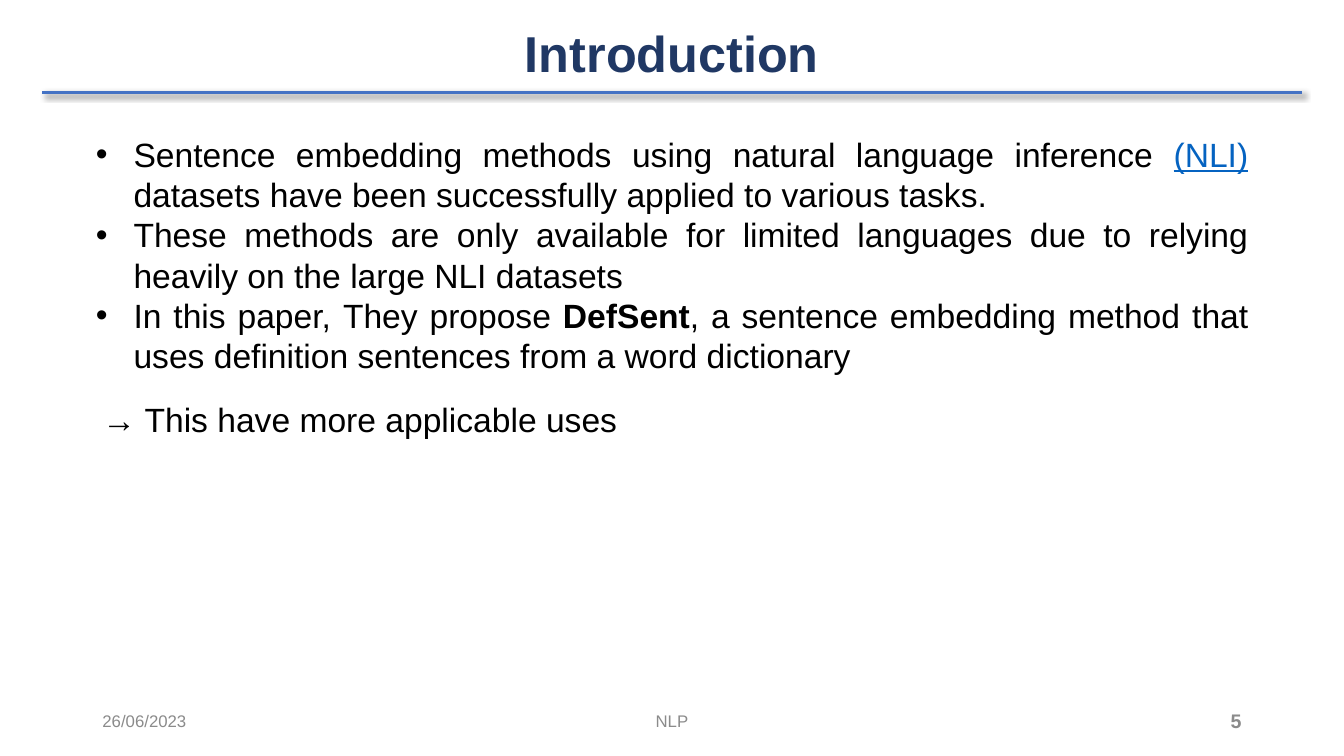
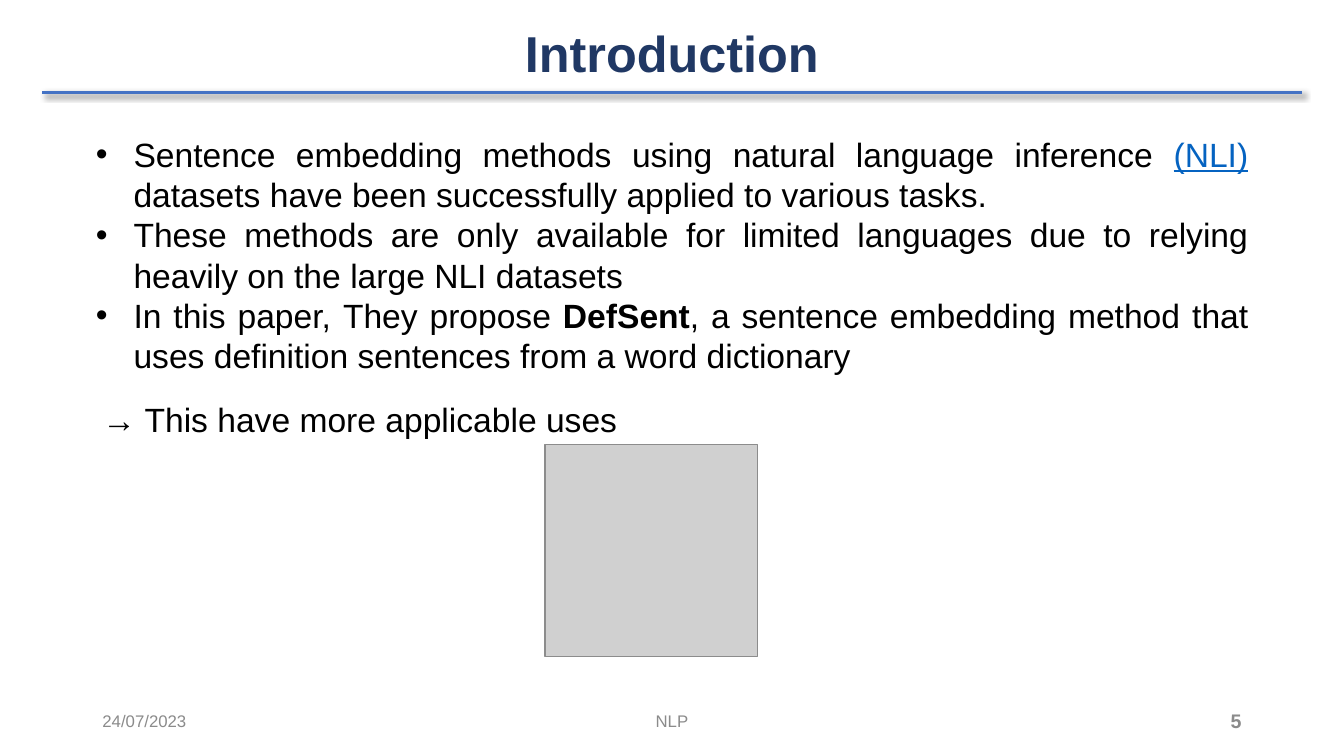
Before and after one commit to 4ursmile/DefSent-NLP, a slide deck: slide 5 of NLP-DEFSENT.pptx. Drawn at 1344x756 pixels with LibreOffice and Linux fonts; fonts in the diff are those of the drawing; grey boxes stand for pictures; background and template pictures are left out. Boxes give left, top, right and bottom in pixels: in the first picture for what was removed or moved away, otherwise in the second. Text is boxed around its words. In the diff, an @@ line names an element or a change of style, - is before the commit and + after.

```diff
--- a/NLP-DEFSENT.pptx
+++ b/NLP-DEFSENT.pptx
@@ picture added at bbox=[545, 445, 757, 656] @@
@@ text at bbox=[102, 715, 186, 727]: text changed @@
-26/06/2023
+24/07/2023
```
Also in this commit, not shown: 35 other slides changed, 4 slides added, 2 slides removed, 2 other files.
